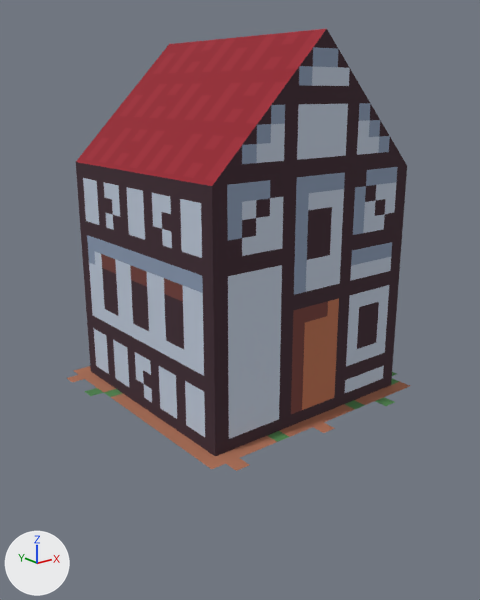
The glTF model examples/tinyworld/models/block5.gltf: old version first, new version second.
Before and after are seen from a 50 mm lens placed at (-1.78, -2.25, 1.29), pointed at (-0.01, -0.03, 0.4). Arrows for +X, +Y and +Z are at lower left; the lights stay in place. Where no turn or scale is listed for an object, it has been applied to the vertices. Vertices at the same position are counted once.
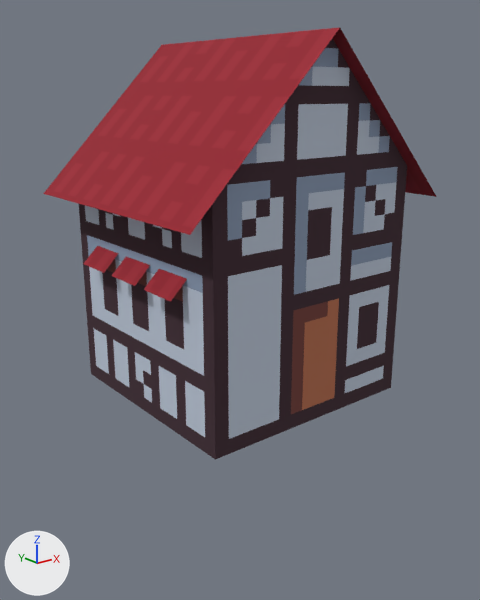
Scene script edits in JSON lines:
```json
{"block": "me_mesh_0", "where": "# used by ob_cube; location = (0.0, 0.0, 0.0)"}
{"op": "remove", "block": "me_mesh_0", "code": "me_mesh_0.from_pydata(...)  # 16 vertices, 18 faces; spans x -0.62..0.62, y -0.62..0.62, z 0.0..1.5"}
{"op": "add", "block": "me_mesh_0", "code": "me_mesh_0.from_pydata(...)  # 49 vertices, 46 faces; spans x -0.63..0.63, y -0.56..0.57, z -0.5..1.5"}
{"block": "me_mesh_0", "change": "me_mesh_0 part 1: the loose piece of 4 vertices spanning x -0.62..0.62, y -0.62..0.62, z 0.01 is deleted"}
{"block": "me_mesh_0", "change": "me_mesh_0 part 2"}
{"block": "me_mesh_0", "change": "4 faces are deleted"}
{"block": "me_mesh_0", "change": "25 vertices are added at x -0.63..0.63, y -0.56..0.57, z 0.59..1.5"}
{"block": "me_mesh_0", "change": "6 new vertices lie (0.0, 0.0, -0.5) away from vertices in x -0.5..0.5, y -0.5..0.5, z 0.0"}
{"block": "me_mesh_0", "change": "6 new vertices lie (0.08, 0.0, 0.07) away from vertices in x -0.57, y -0.34..0.34, z 0.59"}
{"block": "me_mesh_0", "change": "34 new faces join them"}
```

Location of each change, (x1, y1, x2, y2) in pixels of the pictures (480 x 600 px):
```json
{"object": "cube", "change": "reshaped", "before": [67, 29, 410, 471], "after": [43, 27, 437, 459]}
{"part": 1, "of": "me_mesh_0", "change": "deleted", "before": [67, 366, 410, 471], "on screen": "brown"}
{"part": 2, "of": "me_mesh_0", "change": "built on", "before": [76, 29, 326, 186], "after": [43, 27, 437, 301]}
```
